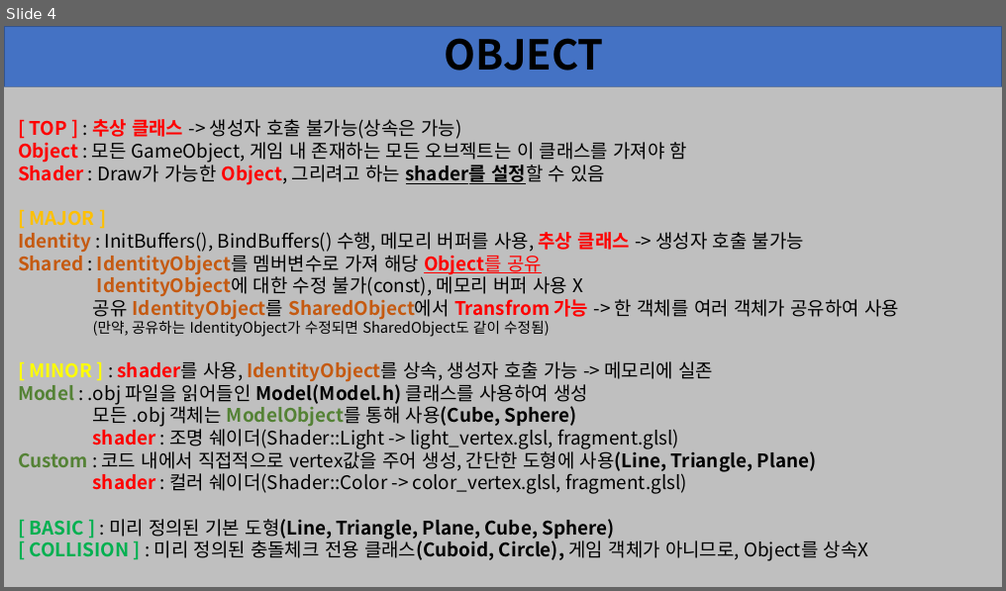
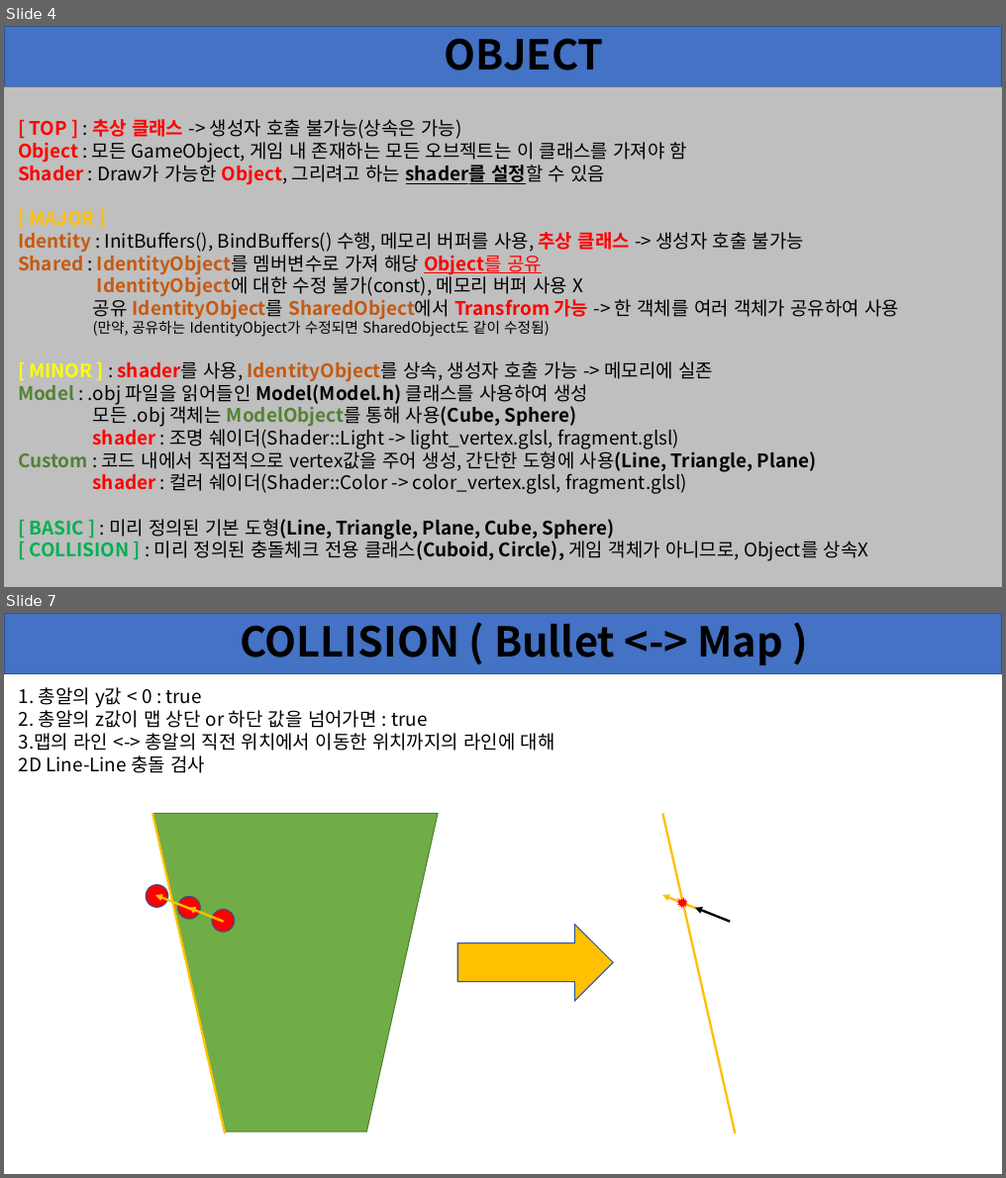
Before and after one commit to SaintPingu/TermProject_ComputerGraphics, a slide deck: Documents/framework.pptx. Shown one above the other, each under a label of ours: slide 4 before the commit, slides 4 and 7 after it; the slides between them are not shown. The pictures are 1006x591 and 1006x1178 pixels, drawn with LibreOffice and Linux fonts; fonts in the diff are those of the drawing. Boxes give left, top, right and bottom in pixels: in the first picture for what was removed or moved away, otherwise in the second. Text is boxed around its words. In the diff, an @@ line names an element or a change of style, - is before the commit and + after.

```diff
--- a/Documents/framework.pptx
+++ b/Documents/framework.pptx
@@ slide 7 added at [4,613,1002,1174], background #FFFFFF; not listed: 1 template element that a slide beside it also shows @@
@@ title added at [240,624,783,665], 39.6 pt, text #000000, bold @@
+COLLISION ( Bullet <-> Map )
@@ text added at [19,687,555,773], 18 pt, text #000000 @@
+1. 총알의 y값 < 0 : true
+2. 총알의 z값이 맵 상단 or 하단 값을 넘어가면 : true
+3.맵의 라인 <-> 총알의 직전 위치에서 이동한 위치까지의 라인에 대해
+2D Line-Line 충돌 검사
@@ group added at [146,814,438,1134]: 3 ellipses, 2 arrows, 1 trapezoid, 1 line @@
@@ group added at [662,814,736,1134]: 2 arrows, 1 line, 1 irregular seal @@
@@ right arrow added at [457,925,614,1001], fill #FFC000, outline #325491 1 pt @@
```
Also in this commit, not shown: 1 slide changed, 1 other slide added, 34 other files.
